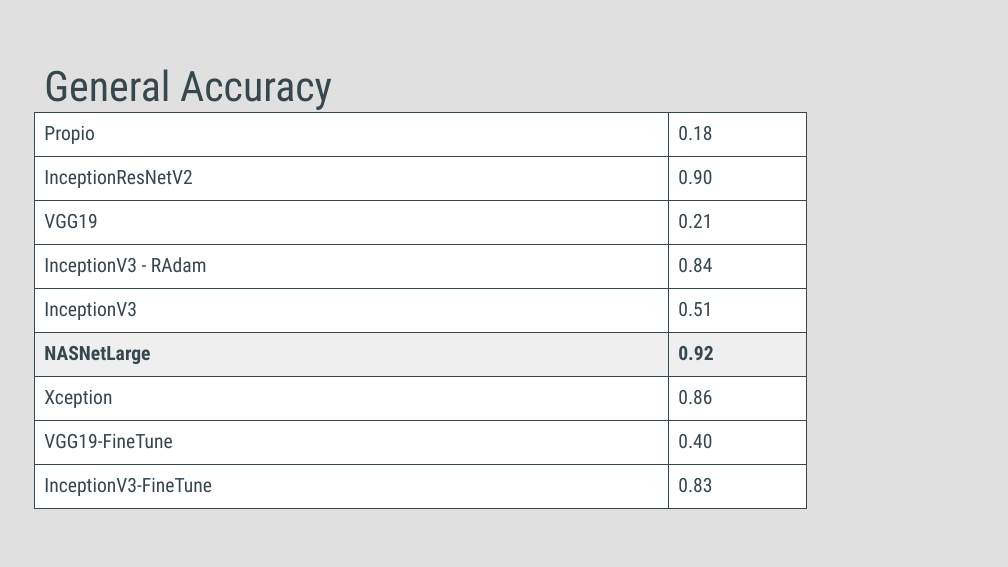
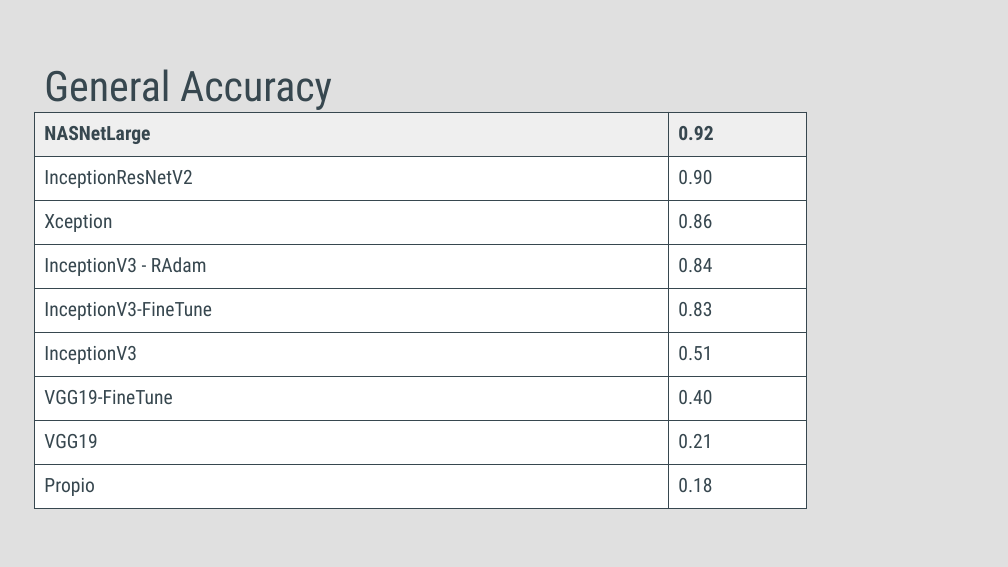
Before and after one commit to cscovino/Reservoir-Dogs, a slide deck: slide 69 of presentacion/Dasafio2_Grupo4_CNN.pptx (slide 55 before the commit). Drawn at 1008x567 pixels with LibreOffice and Linux fonts; fonts in the diff are those of the drawing. Boxes give left, top, right and bottom in pixels: in the first picture for what was removed or moved away, otherwise in the second. Text is boxed around its words. In the diff, an @@ line names an element or a change of style, - is before the commit and + after.

Commit message:
Gráficos (accuracy / matriz de confusión)

```diff
--- a/presentacion/Dasafio2_Grupo4_CNN.pptx
+++ b/presentacion/Dasafio2_Grupo4_CNN.pptx
@@ table at <box>34,112,806,500</box> @@
+row 1: NASNetLarge | 0.92
+row 2: InceptionResNetV2 | 0.90
+row 3: Xception | 0.86
+row 4: InceptionV3 - RAdam | 0.84
+row 5: InceptionV3-FineTune | 0.83
+row 6: InceptionV3 | 0.51
+row 7: VGG19-FineTune | 0.40
+row 8: VGG19 | 0.21
-row 2: InceptionResNetV2 | 0.90
-row 3: VGG19 | 0.21
-row 4: InceptionV3 - RAdam | 0.84
-row 5: InceptionV3 | 0.51
-row 6: NASNetLarge | 0.92
-row 7: Xception | 0.86
-row 8: VGG19-FineTune | 0.40
-row 9: InceptionV3-FineTune | 0.83
@@ fill #FFFFFF to #EFEFEF in row 1 @@
@@ fill #EFEFEF to #FFFFFF in row 6 @@
```
Also in this commit, not shown: 4 other slides changed, 15 slides added, 1 other file.
